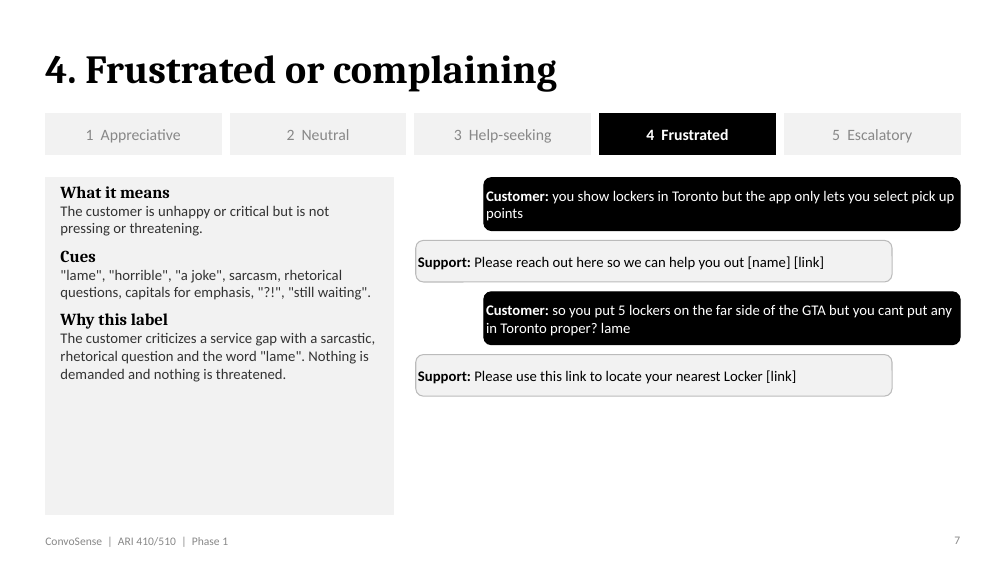
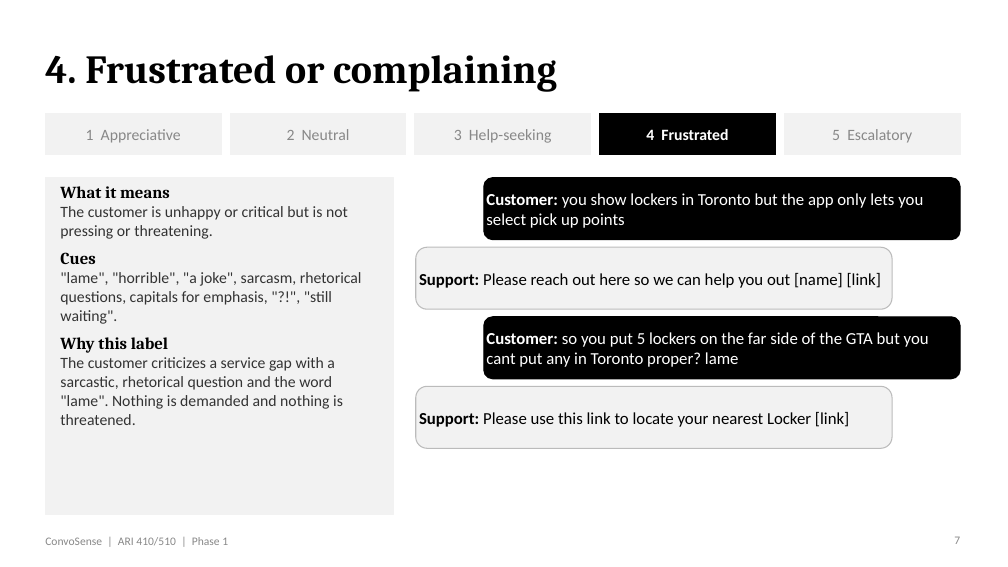
Before and after one commit to venkatrepaka-umich/ConvoSense, a slide deck: slide 7 of docs/Phase 1 PPT.pptx. Drawn at 1008x567 pixels with LibreOffice and Linux fonts; fonts in the diff are those of the drawing. Boxes give left, top, right and bottom in pixels: in the first picture for what was removed or moved away, otherwise in the second. Text is boxed around its words. In the diff, an @@ line names an element or a change of style, - is before the commit and + after.

```diff
--- a/docs/Phase 1 PPT.pptx
+++ b/docs/Phase 1 PPT.pptx
@@ rounded rectangle "Customer: you show lockers in ...": place and size @@
-rounded rectangle "Customer: you show lockers in ..." at <box>484,178,960,231</box>
+rounded rectangle "Customer: you show lockers in ..." at <box>484,178,960,240</box>
@@ text at <box>60,206,362,425</box>: size 14 to 15 pt @@
@@ rounded rectangle "Support: Please reach out here ...": place and size @@
-rounded rectangle "Support: Please reach out here ..." at <box>416,240,892,282</box>
+rounded rectangle "Support: Please reach out here ..." at <box>416,247,892,309</box>
@@ rounded rectangle "Customer: so you put 5 ...": place and size @@
-rounded rectangle "Customer: so you put 5 ..." at <box>484,292,960,345</box>
+rounded rectangle "Customer: so you put 5 ..." at <box>484,317,960,379</box>
@@ size 14 to 16 pt in 4 elements at <box>484,178,960,240</box>, <box>416,247,892,309</box>, <box>484,317,960,379</box>, <box>416,386,892,448</box> @@
@@ rounded rectangle "Support: Please use this link ...": place and size @@
-rounded rectangle "Support: Please use this link ..." at <box>416,355,892,396</box>
+rounded rectangle "Support: Please use this link ..." at <box>416,386,892,448</box>
```
Also in this commit, not shown: 7 other slides changed, 2 other files.
